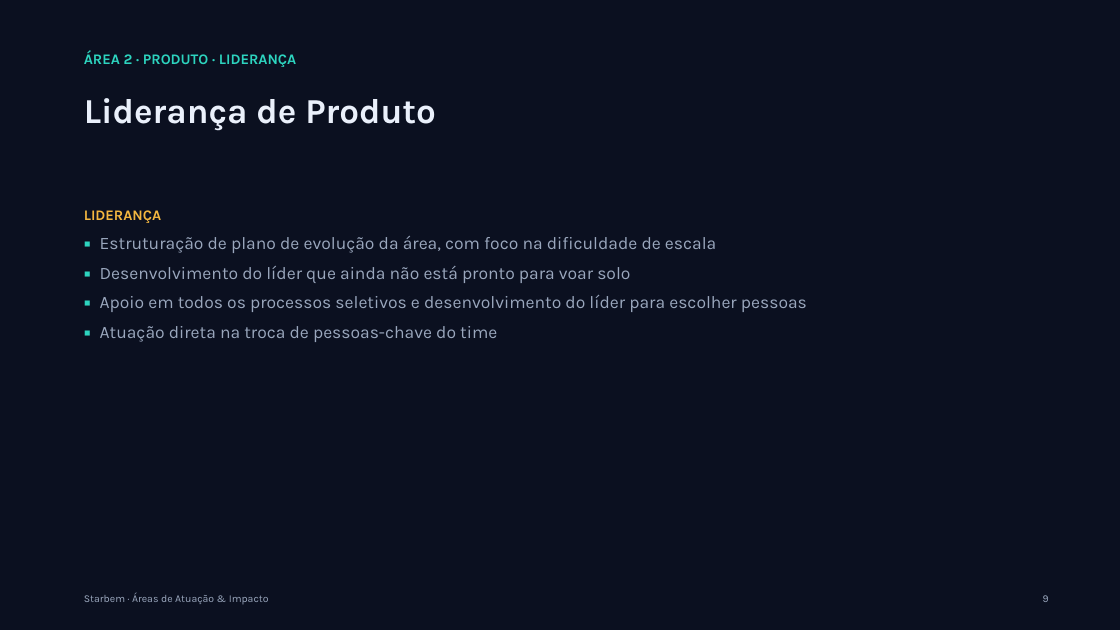
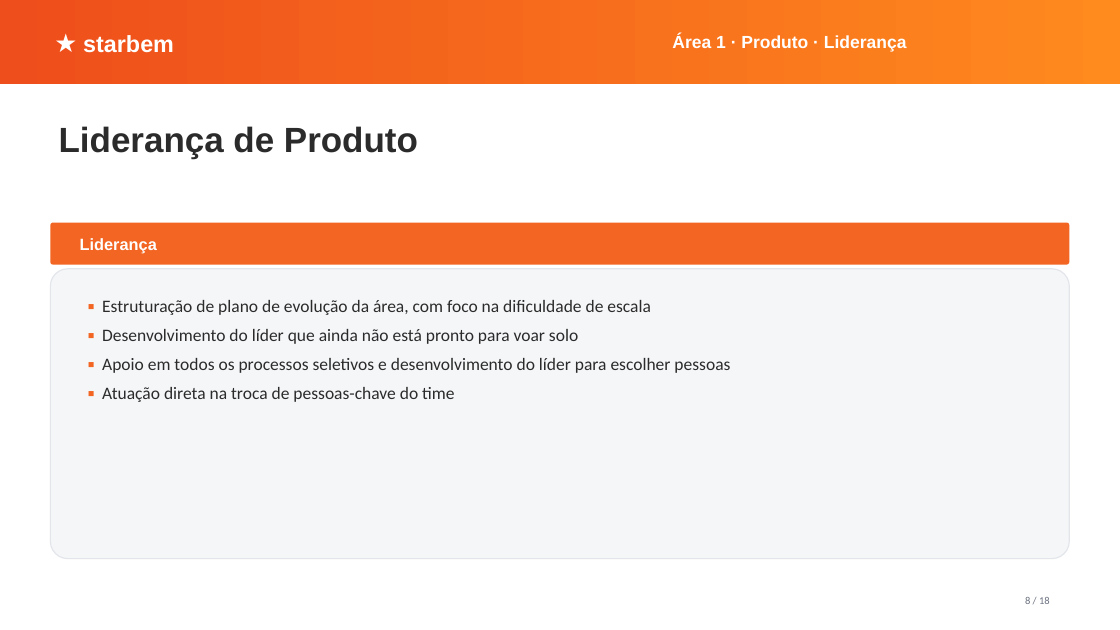
Before and after one commit to renato-dmb/agenda-facil, a slide deck: slide 8 of docs/conversa-ceo/apresentacao.pptx (slide 9 before the commit). Drawn at 1120x630 pixels with LibreOffice and Linux fonts; fonts in the diff are those of the drawing. Boxes give left, top, right and bottom in pixels: in the first picture for what was removed or moved away, otherwise in the second. Text is boxed around its words. In the diff, an @@ line names an element or a change of style, - is before the commit and + after.

```diff
--- a/docs/conversa-ceo/apresentacao.pptx
+++ b/docs/conversa-ceo/apresentacao.pptx
@@ background #0B1020 to #FFFFFF @@
@@ rectangle added at [0, 0, 1120, 84], fill gradient #EE4E1B to #FF8A1E @@
@@ text "Área 1 · Produto · ..." at [672, 35, 907, 52]: vertical alignment top to middle @@
@@ text added at [83, 35, 174, 53], 20 pt, text #FFFFFF, bold @@
+★ starbem
@@ text at [672, 35, 907, 52]: text changed; size 12.5 to 15 pt; font Karla to Arial; text colour #2DD4BF to #FFFFFF @@
-ÁREA 2 · PRODUTO · LIDERANÇA
+Área 1 · Produto · Liderança
@@ text "Liderança de Produto": place and size @@
-text "Liderança de Produto" at [84, 98, 436, 131]
+text "Liderança de Produto" at [59, 126, 418, 159]
@@ text "Liderança de Produto" at [59, 126, 418, 159]: font Karla to Arial, text colour #EAF0FB to #2B2B2B @@
@@ rounded rectangle added at [50, 223, 1070, 265], fill #F26522 @@
@@ text added at [80, 238, 157, 253], 14 pt, text #FFFFFF, bold @@
+Liderança
@@ text at [84, 210, 161, 223]: paragraph removed @@
-LIDERANÇA
@@ rounded rectangle added at [50, 269, 1070, 559], fill #F5F6F8, outline #E2E5EA 1 pt @@
@@ text "▪ Estruturação de plano de ...": place and size @@
-text "▪ Estruturação de plano de ..." at [84, 210, 807, 342]
+text "▪ Estruturação de plano de ..." at [102, 300, 730, 402]
@@ text "▪ Estruturação de plano de ..." at [102, 300, 730, 402]: font Karla to Calibri, text colour #9AA7BD to #2B2B2B; text colour #2DD4BF to #F26522 in "▪", "▪", "▪", "▪"; line spacing 1.08 to 1.05 @@
@@ text removed at [84, 593, 269, 604] @@
-Starbem · Áreas de Atuação & Impacto
@@ text added at [1025, 597, 1050, 604], 9 pt, text #6B7280 @@
+8 / 18
@@ text removed at [1043, 595, 1049, 602] @@
-9
```
Also in this commit, not shown: 17 other slides changed, 2 other files.
